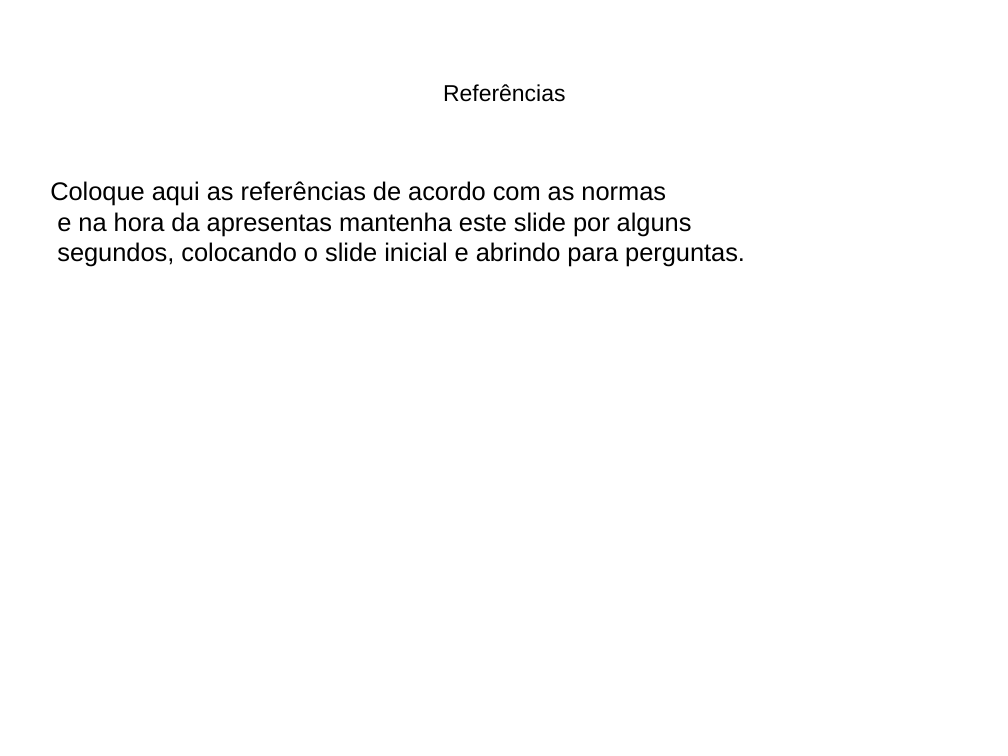
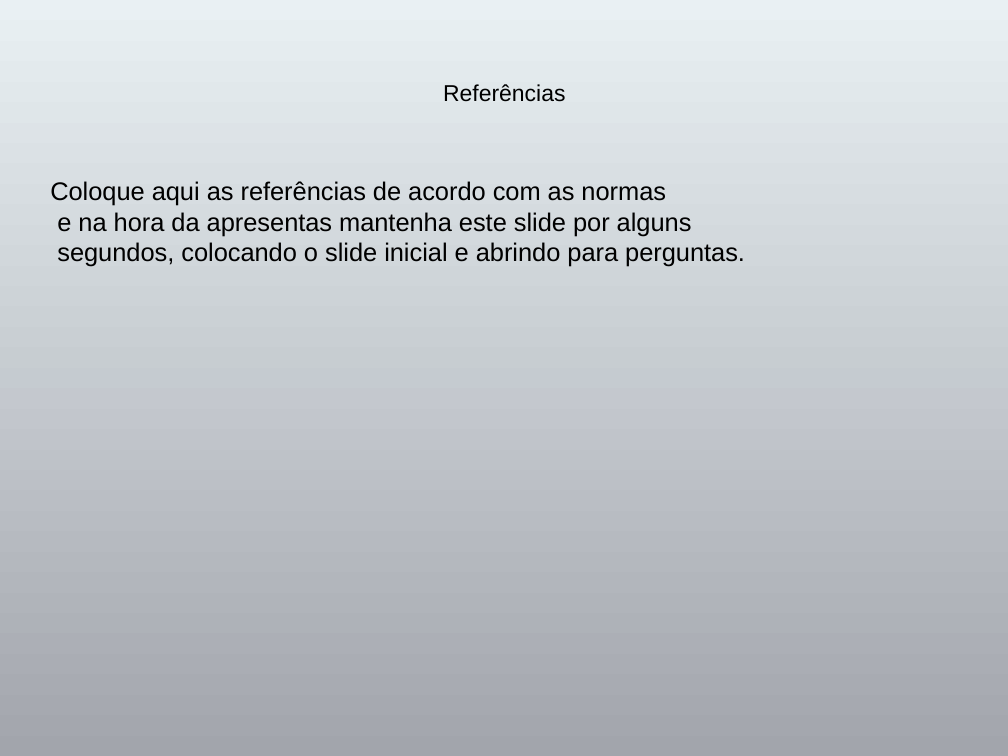
Before and after one commit to ETECVAV-C1-Amadores/Trabalho-Licenciamento-de-Software, a slide deck: slide 11 of Slide-do-Licenciamento.pptx (slide 8 before the commit). Drawn at 1008x756 pixels with LibreOffice and Linux fonts; fonts in the diff are those of the drawing. Boxes give left, top, right and bottom in pixels: in the first picture for what was removed or moved away, otherwise in the second. Text is boxed around its words. In the diff, an @@ line names an element or a change of style, - is before the commit and + after.

```diff
--- a/Slide-do-Licenciamento.pptx
+++ b/Slide-do-Licenciamento.pptx
@@ background #FFFFFF to gradient #E9F0F3 to #A2A5AC @@
```
Also in this commit, not shown: 8 other slides changed, 3 slides added.
